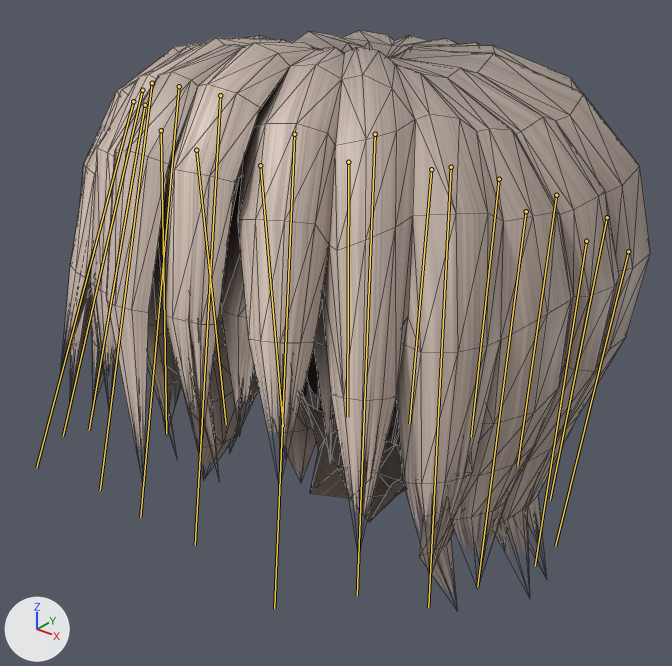
The glTF model data/chars/hair_girl/hair_intro.gltf as it was, and as the next commit left it.
One viewpoint serves both versions: a camera (50 mm lens) standing at (0.386, -0.513, 0.407) and looking at (-0.011, -0.017, 0.099). Lighting does not change. The marker at lower left points along +X, +Y and +Z. The bones that change are drawn over the model as lines. Mesh edges are drawn as thin lines.

Names of what the first picture shows: 'hair.girl'.
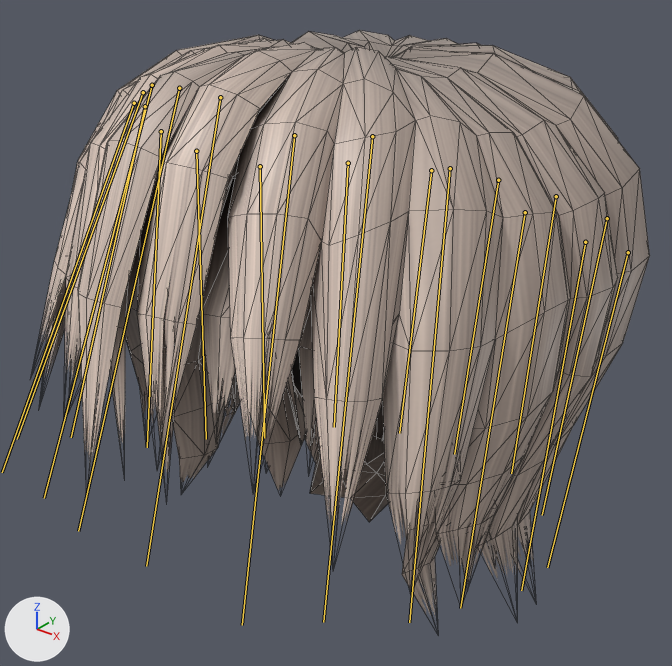
The newer file adds an action. The first version stands in its rest pose; the second is drawn at frame 89 of the action 'GAME.TOGETHER.INTRO.WAITING'.

Pixel boxes [x1, y1, x2, y2] of what changed, in the pictures (672 x 666 px):
'hair.girl', posed
    before: [64, 30, 651, 594]
    after: [39, 30, 650, 617]
bone 'Front.001', root to tip
    before: (179, 86) to (140, 517)
    after: (179, 88) to (78, 531)
bone 'Front.002.R', root to tip
    before: (152, 83) to (100, 490)
    after: (152, 85) to (44, 498)
bone 'Front.002.L', root to tip
    before: (220, 95) to (195, 545)
    after: (220, 97) to (146, 566)
bone 'Front.003.R', root to tip
    before: (133, 101) to (36, 468)
    after: (134, 103) to (2, 472)
bone 'Front.003.L', root to tip
    before: (294, 134) to (274, 608)
    after: (294, 135) to (242, 625)
bone 'Front.004.R', root to tip
    before: (142, 90) to (63, 436)
    after: (143, 92) to (17, 439)
bone 'Front.004.L', root to tip
    before: (375, 134) to (357, 596)
    after: (372, 136) to (323, 622)
bone 'Side.001.R', root to tip
    before: (145, 105) to (89, 430)
    after: (145, 106) to (71, 437)
bone 'Side.001.L', root to tip
    before: (451, 167) to (428, 607)
    after: (450, 168) to (409, 622)
bone 'Side.002.R', root to tip
    before: (161, 130) to (166, 434)
    after: (161, 131) to (147, 447)
bone 'Side.002.L', root to tip
    before: (526, 211) to (477, 587)
    after: (525, 212) to (460, 608)
bone 'Side.003.R', root to tip
    before: (196, 150) to (226, 424)
    after: (196, 151) to (206, 439)
bone 'Side.003.L', root to tip
    before: (586, 241) to (535, 566)
    after: (585, 242) to (521, 590)
bone 'Back.001.R', root to tip
    before: (260, 165) to (283, 426)
    after: (260, 166) to (264, 438)
bone 'Back.001.L', root to tip
    before: (628, 251) to (555, 546)
    after: (628, 252) to (547, 567)
bone 'Back.002.R', root to tip
    before: (348, 162) to (347, 417)
    after: (348, 163) to (334, 427)
bone 'Back.002.L', root to tip
    before: (607, 217) to (550, 500)
    after: (607, 218) to (542, 515)
bone 'Back.003.R', root to tip
    before: (431, 169) to (409, 423)
    after: (431, 170) to (399, 433)
bone 'Back.003.L', root to tip
    before: (556, 195) to (517, 466)
    after: (556, 196) to (511, 473)
bone 'Back.004', root to tip
    before: (499, 179) to (471, 437)
    after: (498, 180) to (454, 454)

What the commit changed:
Bone 'Front.001' (bone_front_001) moves from (0.0, 0.0, 0.0) to (0.0001, 0.0008, 0.0002).
Bone 'Front.001' (bone_front_001) turns from (0, 0, 0) to (-9, 0, 1) degrees about its own x, y and z.
Bone 'Front.002.R' (bone_front_002_r) moves from (0.0, 0.0, 0.0) to (0.0001, 0.0008, 0.0002).
Bone 'Front.002.R' (bone_front_002_r) turns from (0, 0, 0) to (-8, 0, -2) degrees about its own x, y and z.
Bone 'Front.002.L' (bone_front_002_l) moves from (0.0, 0.0, 0.0) to (0.0, 0.0008, 0.0002).
Bone 'Front.002.L' (bone_front_002_l) turns from (0, 0, 0) to (-8, 0, 3) degrees about its own x, y and z.
Bone 'Front.003.R' (bone_front_003_r) moves from (0.0, 0.0, 0.0) to (0.0003, 0.0007, 0.0004).
Bone 'Front.003.R' (bone_front_003_r) turns from (0, 0, 0) to (-5, 0, -3) degrees about its own x, y and z.
Bone 'Front.003.L' (bone_front_003_l) moves from (0.0, 0.0, 0.0) to (-0.0001, 0.0007, 0.0003).
Bone 'Front.003.L' (bone_front_003_l) turns from (0, 0, 0) to (-6, 0, 3) degrees about its own x, y and z.
Bone 'Front.004.R' (bone_front_004_r) moves from (0.0, 0.0, 0.0) to (0.0015, 0.0013, 0.0009).
Bone 'Front.004.R' (bone_front_004_r) turns from (0, 0, 0) to (-6, -1, -4) degrees about its own x, y and z.
Bone 'Front.004.L' (bone_front_004_l) moves from (0.0, 0.0, 0.0) to (-0.001, 0.0014, 0.0008).
Bone 'Front.004.L' (bone_front_004_l) turns from (0, 0, 0) to (-8, 1, 6) degrees about its own x, y and z.
Bone 'Side.001.R' (bone_side_001_r) moves from (0.0, 0.0, 0.0) to (0.0004, 0.0007, 0.0004).
Bone 'Side.001.R' (bone_side_001_r) turns from (0, 0, 0) to (-2, 0, -4) degrees about its own x, y and z.
Bone 'Side.001.L' (bone_side_001_l) moves from (0.0, 0.0, 0.0) to (-0.0003, 0.0007, 0.0003).
Bone 'Side.001.L' (bone_side_001_l) turns from (0, 0, 0) to (-3, 0, 4) degrees about its own x, y and z.
Bone 'Side.002.R' (bone_side_002_r) moves from (0.0, 0.0, 0.0) to (0.0004, 0.0007, 0.0003).
Bone 'Side.002.R' (bone_side_002_r) turns from (0, 0, 0) to (0, 0, -6) degrees about its own x, y and z.
Bone 'Side.002.L' (bone_side_002_l) moves from (0.0, 0.0, 0.0) to (-0.0004, 0.0006, 0.0003).
Bone 'Side.002.L' (bone_side_002_l) turns from (0, 0, 0) to (-2, 0, 6) degrees about its own x, y and z.
Bone 'Side.003.R' (bone_side_003_r) moves from (0.0, 0.0, 0.0) to (0.0005, 0.0007, 0.0004).
Bone 'Side.003.R' (bone_side_003_r) turns from (0, 0, 0) to (1, 0, -7) degrees about its own x, y and z.
Bone 'Side.003.L' (bone_side_003_l) moves from (0.0, 0.0, 0.0) to (-0.0006, 0.0006, 0.0003).
Bone 'Side.003.L' (bone_side_003_l) turns from (0, 0, 0) to (-1, 0, 7) degrees about its own x, y and z.
Bone 'Back.001.R' (bone_back_001_r) moves from (0.0, 0.0, 0.0) to (0.0005, 0.0008, 0.0003).
Bone 'Back.001.R' (bone_back_001_r) turns from (0, 0, 0) to (2, 0, -6) degrees about its own x, y and z.
Bone 'Back.001.L' (bone_back_001_l) moves from (0.0, 0.0, 0.0) to (-0.0006, 0.0007, 0.0003).
Bone 'Back.001.L' (bone_back_001_l) turns from (0, 0, 0) to (0, 0, 6) degrees about its own x, y and z.
Bone 'Back.002.R' (bone_back_002_r) moves from (0.0, 0.0, 0.0) to (0.0003, 0.0008, 0.0005).
Bone 'Back.002.R' (bone_back_002_r) turns from (0, 0, 0) to (5, 0, -3) degrees about its own x, y and z.
Bone 'Back.002.L' (bone_back_002_l) moves from (0.0, 0.0, 0.0) to (-0.0004, 0.0008, 0.0004).
Bone 'Back.002.L' (bone_back_002_l) turns from (0, 0, 0) to (3, 0, 5) degrees about its own x, y and z.
Bone 'Back.003.R' (bone_back_003_r) moves from (0.0, 0.0, 0.0) to (0.0001, 0.0009, 0.0005).
Bone 'Back.003.R' (bone_back_003_r) turns from (0, 0, 0) to (5, 0, -1) degrees about its own x, y and z.
Bone 'Back.003.L' (bone_back_003_l) moves from (0.0, 0.0, 0.0) to (-0.0003, 0.0009, 0.0005).
Bone 'Back.003.L' (bone_back_003_l) turns from (0, 0, 0) to (3, 0, 2) degrees about its own x, y and z.
Bone 'Back.004' (bone_back_004) moves from (0.0, 0.0, 0.0) to (-0.0001, 0.0012, 0.0007).
Bone 'Back.004' (bone_back_004) turns from (0, 0, 0) to (9, 0, 2) degrees about its own x, y and z.
